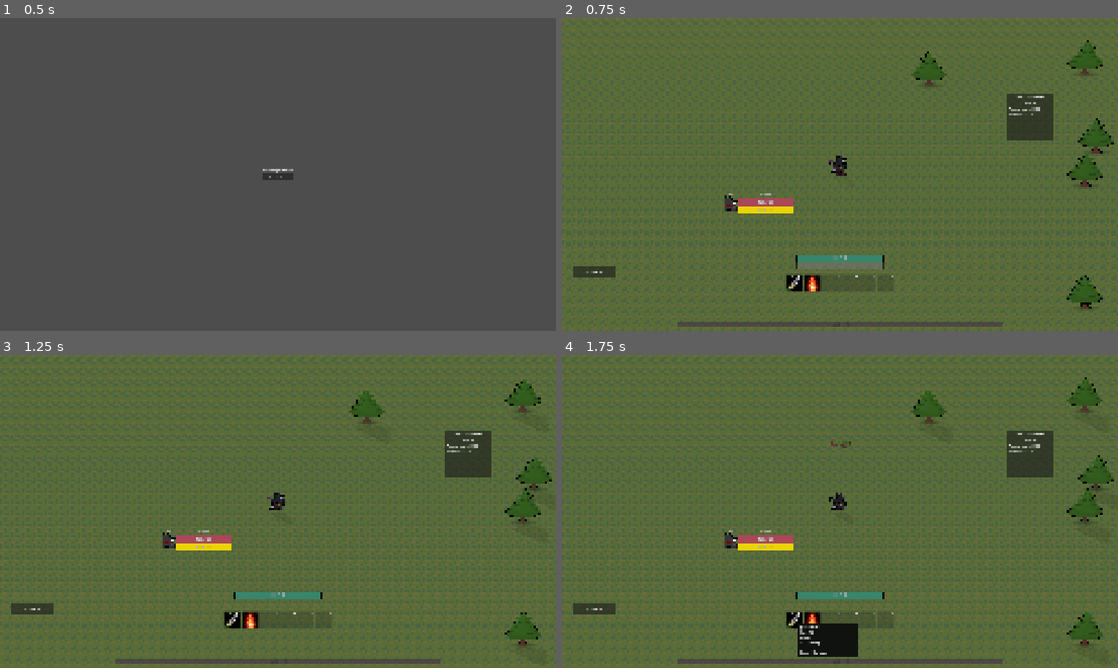
Above: before the commit, frames 1-4 (two rows, left to right).
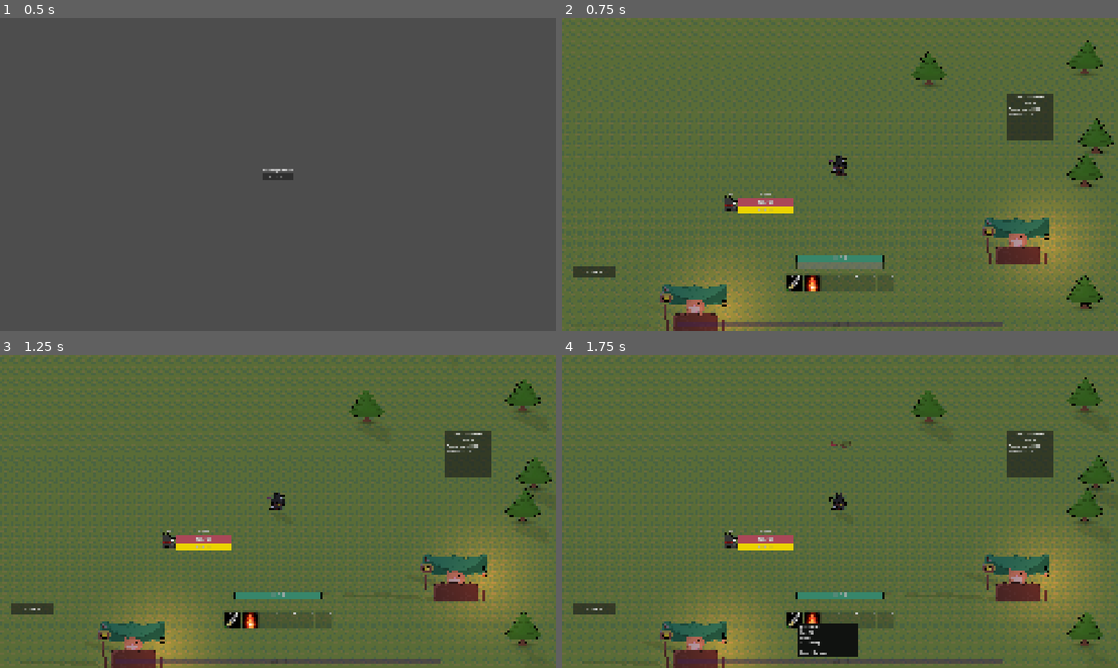
Above: after the commit, the same moments.

Repository: NicholasIzosimov/2D-Platformer
Game: Godot game, scene res://Scenes/main_menu.tscn
Two runs of this game, one before a commit and one after it. Both use one fixed random seed, a clock stepped at 60 frames per second and the inputs below.
Inputs:
- Up to frame 1 (0.5 s): no input
- Up to frame 2 (0.75 s): click "Start Run" at 0.5 s
- Up to frame 3 (1.25 s): no input
- Up to frame 4 (1.75 s): click "1" at 1.25 s

Frame 1 is identical in both runs. In frame 2, 6.5% of the frame differs, in the area x 17-96%, y 58-100%; in frame 3, 6.5%; in frame 4, 6.5%.

Commit message:
Shop step 1 (ShopData, shopkeeper prop, shop structure, stock roll + memory), nested structure props, lantern prop with hook height, lights follow prop activation, per-caster own-light shadows
Co-Authored-By: Claude Opus 5.5 <noreply@anthropic.com>

Diff:
--- /dev/null
+++ b/Resources/Lights/lantern.tres
@@ -0,0 +1,12 @@
+[gd_resource type="Resource" script_class="LightPreset" format=3 uid="uid://08vw4ytl7t1f"]
+
+[ext_resource type="Script" uid="uid://cipmqph0n5inp" path="res://Scripts/ResourceScripts/light_preset.gd" id="1_lg33c"]
+[ext_resource type="Texture2D" uid="uid://nd12inl3cgex" path="res://Resources/Lights/Textures/soft_glow.tres" id="2_a1n3s"]
+
+[resource]
+script = ExtResource("1_lg33c")
+texture = ExtResource("2_a1n3s")
+energy = 0.7
+color = Color(0.9529412, 0.8039216, 0.38431373, 1)
+ground_height = 3.0
+metadata/_custom_type_script = "uid://cipmqph0n5inp"
--- /dev/null
+++ b/Resources/LootTables/shop_loot.tres
@@ -0,0 +1,11 @@
+[gd_resource type="Resource" script_class="LootTable" format=3 uid="uid://b3ok7jjys4gl3"]
+
+[ext_resource type="Script" uid="uid://0flf12yjfjnx" path="res://Scripts/ResourceScripts/loot_table.gd" id="1_qjj2a"]
+[ext_resource type="Resource" uid="uid://e35u731gdcaj" path="res://Resources/LootTables/global_loot.tres" id="2_1f1iy"]
+[ext_resource type="Script" uid="uid://ds4vabwfl1g5r" path="res://Scripts/ResourceScripts/gear_template.gd" id="2_bxn8r"]
+
+[resource]
+script = ExtResource("1_qjj2a")
+item_chance = 1.0
+additional_loot_tables = Array[ExtResource("1_qjj2a")]([ExtResource("2_1f1iy")])
+metadata/_custom_type_script = "uid://0flf12yjfjnx"
--- /dev/null
+++ b/Resources/ShopTables(insertLootTable)/general_shop.tres
@@ -0,0 +1,9 @@
+[gd_resource type="Resource" script_class="ShopData" format=3 uid="uid://dpwg6ui48lx77"]
+
+[ext_resource type="Resource" uid="uid://b3ok7jjys4gl3" path="res://Resources/LootTables/shop_loot.tres" id="1_40ykw"]
+[ext_resource type="Script" uid="uid://b5kgd5b0okufr" path="res://Scripts/ResourceScripts/shop_data.gd" id="1_c1hal"]
+
+[resource]
+script = ExtResource("1_c1hal")
+loot = ExtResource("1_40ykw")
+metadata/_custom_type_script = "uid://b5kgd5b0okufr"
--- a/Scenes/Components/interactable.tscn
+++ b/Scenes/Components/interactable.tscn
@@ -15,6 +15,7 @@
 script = ExtResource("2_ir6b7")
 
 [node name="Label" type="Label" parent="Prompt" unique_id=1543462921]
+z_index = 10
 anchors_preset = 8
 anchor_left = 0.5
 anchor_top = 0.5
--- /dev/null
+++ b/Scenes/Props/Lights/lantern.tscn
@@ -0,0 +1,111 @@
+[gd_scene format=3 uid="uid://baavtoqbn0eno"]
+
+[ext_resource type="PackedScene" uid="uid://ccc1hmmxmapdf" path="res://Scenes/prop.tscn" id="1_l6uoc"]
+[ext_resource type="Shader" uid="uid://ch7tgdw66vh3x" path="res://Resources/Shaders/sway.gdshader" id="2_p8mju"]
+[ext_resource type="Script" uid="uid://dwdypp0g5jvbv" path="res://Scripts/lantern.gd" id="2_yegrl"]
+[ext_resource type="Texture2D" uid="uid://bi8h71iwuvi4n" path="res://Assets/WorldObjects/Environment/Lights/HangingLantern.png" id="3_p8mju"]
+[ext_resource type="PackedScene" uid="uid://b458vgrq526vh" path="res://Scenes/Components/light.tscn" id="4_dxve5"]
+[ext_resource type="Resource" uid="uid://08vw4ytl7t1f" path="res://Resources/Lights/lantern.tres" id="5_26qvn"]
+
+[sub_resource type="ShaderMaterial" id="ShaderMaterial_p8mju"]
+shader = ExtResource("2_p8mju")
+shader_parameter/strength = 0.01
+shader_parameter/speed = 2.0
+
+[sub_resource type="AtlasTexture" id="AtlasTexture_dxve5"]
+atlas = ExtResource("3_p8mju")
+region = Rect2(0, 0, 16, 21)
+
+[sub_resource type="AtlasTexture" id="AtlasTexture_26qvn"]
+atlas = ExtResource("3_p8mju")
+region = Rect2(16, 0, 16, 21)
+
+[sub_resource type="AtlasTexture" id="AtlasTexture_yegrl"]
+atlas = ExtResource("3_p8mju")
+region = Rect2(32, 0, 16, 21)
+
+[sub_resource type="AtlasTexture" id="AtlasTexture_x7tqi"]
+atlas = ExtResource("3_p8mju")
+region = Rect2(48, 0, 16, 21)
+
+[sub_resource type="AtlasTexture" id="AtlasTexture_c5465"]
+atlas = ExtResource("3_p8mju")
+region = Rect2(64, 0, 16, 21)
+
+[sub_resource type="AtlasTexture" id="AtlasTexture_mg6n6"]
+atlas = ExtResource("3_p8mju")
+region = Rect2(80, 0, 16, 21)
+
+[sub_resource type="AtlasTexture" id="AtlasTexture_g5cpy"]
+atlas = ExtResource("3_p8mju")
+region = Rect2(96, 0, 16, 21)
+
+[sub_resource type="AtlasTexture" id="AtlasTexture_47wrw"]
+atlas = ExtResource("3_p8mju")
+region = Rect2(112, 0, 16, 21)
+
+[sub_resource type="SpriteFrames" id="SpriteFrames_pm0ju"]
+animations = [{
+"frames": [{
+"duration": 1.0,
+"texture": SubResource("AtlasTexture_dxve5")
+}, {
+"duration": 1.0,
+"texture": SubResource("AtlasTexture_26qvn")
+}, {
+"duration": 1.0,
+"texture": SubResource("AtlasTexture_yegrl")
+}, {
+"duration": 1.0,
+"texture": SubResource("AtlasTexture_x7tqi")
+}, {
+"duration": 1.0,
+"texture": SubResource("AtlasTexture_c5465")
+}, {
+"duration": 1.0,
+"texture": SubResource("AtlasTexture_mg6n6")
+}, {
+"duration": 1.0,
+"texture": SubResource("AtlasTexture_g5cpy")
+}, {
+"duration": 1.0,
+"texture": SubResource("AtlasTexture_47wrw")
+}],
+"loop": 1,
+"name": &"swing",
+"speed": 9.0
+}]
+
+[sub_resource type="ShaderMaterial" id="ShaderMaterial_yegrl"]
+resource_local_to_scene = true
+shader = ExtResource("2_p8mju")
+shader_parameter/strength = 0.03
+shader_parameter/speed = 1.2
+
+[node name="Lantern" unique_id=1413736599 instance=ExtResource("1_l6uoc")]
+script = ExtResource("2_yegrl")
+hook_height = 21.0
+blocks_cell = false
+
+[node name="Sprite" type="AnimatedSprite2D" parent="." index="0" unique_id=358982084]
+z_index = 1
+material = SubResource("ShaderMaterial_p8mju")
+position = Vector2(-8, -2)
+sprite_frames = SubResource("SpriteFrames_pm0ju")
+animation = &"swing"
+autoplay = "swing"
+frame_progress = 0.40799928
+centered = false
+
+[node name="SwayMaterial" parent="." index="2" unique_id=1144367935]
+material = SubResource("ShaderMaterial_yegrl")
+
+[node name="CollisionShape2D" parent="StaticBody2D" parent_id_path=PackedInt32Array(498950714) index="0" unique_id=2025183214]
+disabled = true
+
+[node name="ShadowCaster" parent="." index="4" unique_id=2134996495]
+sources = Array[NodePath]([NodePath("../Sprite")])
+
+[node name="Light" parent="." index="5" unique_id=80748638 instance=ExtResource("4_dxve5")]
+position = Vector2(1, 19)
+preset = ExtResource("5_26qvn")
--- /dev/null
+++ b/Scenes/Props/Shop/shopkeeper.tscn
@@ -0,0 +1,157 @@
+[gd_scene format=3 uid="uid://d3wxfhsm5eo7q"]
+
+[ext_resource type="PackedScene" uid="uid://ccc1hmmxmapdf" path="res://Scenes/prop.tscn" id="1_slhk2"]
+[ext_resource type="Script" uid="uid://cad5veesb03q7" path="res://Scripts/shopkeeper.gd" id="2_ticfw"]
+[ext_resource type="Resource" uid="uid://muk03tvj2dbx" path="res://Resources/Items/Gear/gear_rules.tres" id="3_30sa0"]
+[ext_resource type="Shader" uid="uid://ch7tgdw66vh3x" path="res://Resources/Shaders/sway.gdshader" id="4_0rh6f"]
+[ext_resource type="Texture2D" uid="uid://6vjgqiu26jma" path="res://Assets/Sprites/FriendlyNPCs/Hamster/HamsterIdle.png" id="5_wdvtr"]
+[ext_resource type="PackedScene" uid="uid://dmm0vsh7o03to" path="res://Scenes/Components/interactable.tscn" id="6_jq2ls"]
+
+[sub_resource type="ShaderMaterial" id="ShaderMaterial_iwm0v"]
+resource_local_to_scene = true
+shader = ExtResource("4_0rh6f")
+shader_parameter/strength = 0.03
+shader_parameter/speed = 1.2
+
+[sub_resource type="RectangleShape2D" id="RectangleShape2D_3h6ce"]
+size = Vector2(20, 4)
+
+[sub_resource type="AtlasTexture" id="AtlasTexture_m7box"]
+atlas = ExtResource("5_wdvtr")
+region = Rect2(0, 0, 32, 32)
+
+[sub_resource type="AtlasTexture" id="AtlasTexture_6uk2a"]
+atlas = ExtResource("5_wdvtr")
+region = Rect2(32, 0, 32, 32)
+
+[sub_resource type="AtlasTexture" id="AtlasTexture_thkhb"]
+atlas = ExtResource("5_wdvtr")
+region = Rect2(64, 0, 32, 32)
+
+[sub_resource type="AtlasTexture" id="AtlasTexture_fpi8c"]
+atlas = ExtResource("5_wdvtr")
+region = Rect2(96, 0, 32, 32)
+
+[sub_resource type="AtlasTexture" id="AtlasTexture_2xsuy"]
+atlas = ExtResource("5_wdvtr")
+region = Rect2(128, 0, 32, 32)
+
+[sub_resource type="AtlasTexture" id="AtlasTexture_dlfvb"]
+atlas = ExtResource("5_wdvtr")
+region = Rect2(160, 0, 32, 32)
+
+[sub_resource type="AtlasTexture" id="AtlasTexture_4bt2o"]
+atlas = ExtResource("5_wdvtr")
+region = Rect2(192, 0, 32, 32)
+
+[sub_resource type="AtlasTexture" id="AtlasTexture_7md75"]
+atlas = ExtResource("5_wdvtr")
+region = Rect2(224, 0, 32, 32)
+
+[sub_resource type="AtlasTexture" id="AtlasTexture_86le5"]
+atlas = ExtResource("5_wdvtr")
+region = Rect2(256, 0, 32, 32)
+
+[sub_resource type="AtlasTexture" id="AtlasTexture_2xmp6"]
+atlas = ExtResource("5_wdvtr")
+region = Rect2(288, 0, 32, 32)
+
+[sub_resource type="AtlasTexture" id="AtlasTexture_yd57b"]
+atlas = ExtResource("5_wdvtr")
+region = Rect2(320, 0, 32, 32)
+
+[sub_resource type="AtlasTexture" id="AtlasTexture_qhbbr"]
+atlas = ExtResource("5_wdvtr")
+region = Rect2(352, 0, 32, 32)
+
+[sub_resource type="AtlasTexture" id="AtlasTexture_5i8mr"]
+atlas = ExtResource("5_wdvtr")
+region = Rect2(384, 0, 32, 32)
+
+[sub_resource type="AtlasTexture" id="AtlasTexture_y05ac"]
+atlas = ExtResource("5_wdvtr")
+region = Rect2(416, 0, 32, 32)
+
+[sub_resource type="SpriteFrames" id="SpriteFrames_pm0ju"]
+animations = [{
+"frames": [{
+"duration": 1.0,
+"texture": SubResource("AtlasTexture_m7box")
+}, {
+"duration": 1.0,
+"texture": SubResource("AtlasTexture_6uk2a")
+}, {
+"duration": 1.0,
+"texture": SubResource("AtlasTexture_thkhb")
+}, {
+"duration": 1.0,
+"texture": SubResource("AtlasTexture_fpi8c")
+}, {
+"duration": 1.0,
+"texture": SubResource("AtlasTexture_2xsuy")
+}, {
+"duration": 1.0,
+"texture": SubResource("AtlasTexture_dlfvb")
+}, {
+"duration": 1.0,
+"texture": SubResource("AtlasTexture_4bt2o")
+}, {
+"duration": 1.0,
+"texture": SubResource("AtlasTexture_7md75")
+}, {
+"duration": 1.0,
+"texture": SubResource("AtlasTexture_86le5")
+}, {
+"duration": 1.0,
+"texture": SubResource("AtlasTexture_2xmp6")
+}, {
+"duration": 1.0,
+"texture": SubResource("AtlasTexture_yd57b")
+}, {
+"duration": 1.0,
+"texture": SubResource("AtlasTexture_qhbbr")
+}, {
+"duration": 1.0,
+"texture": SubResource("AtlasTexture_5i8mr")
+}, {
+"duration": 1.0,
+"texture": SubResource("AtlasTexture_y05ac")
+}],
+"loop": 1,
+"name": &"hamster_idle",
+"speed": 8.0
+}]
+
+[sub_resource type="RectangleShape2D" id="RectangleShape2D_pkrlc"]
+
+[node name="Shopkeeper" unique_id=1413736599 instance=ExtResource("1_slhk2")]
+script = ExtResource("2_ticfw")
+shop = null
+gear_rules = ExtResource("3_30sa0")
+
+[node name="SwayMaterial" parent="." index="1" unique_id=1144367935]
+material = SubResource("ShaderMaterial_iwm0v")
+
+[node name="CollisionShape2D" parent="StaticBody2D" parent_id_path=PackedInt32Array(498950714) index="0" unique_id=2025183214]
+position = Vector2(0, -2)
+shape = SubResource("RectangleShape2D_3h6ce")
+
+[node name="ShadowCaster" parent="." index="3" unique_id=2134996495]
+sources = Array[NodePath]([NodePath("../Sprite")])
+
+[node name="Sprite" type="AnimatedSprite2D" parent="." index="4" unique_id=1990856212]
+position = Vector2(0, -12)
+sprite_frames = SubResource("SpriteFrames_pm0ju")
+animation = &"hamster_idle"
+frame = 11
+frame_progress = 0.63541734
+
+[node name="Interactable" parent="." index="5" unique_id=149145649 node_paths=PackedStringArray("visual") instance=ExtResource("6_jq2ls")]
+visual = NodePath("../Sprite")
+action_text = "trade"
+
+[node name="CollisionShape2D" parent="Interactable" index="0" unique_id=1384125965]
+position = Vector2(0, -14)
+shape = SubResource("RectangleShape2D_pkrlc")
+
+[editable path="Interactable"]
--- /dev/null
+++ b/Scenes/Props/Tents/shop_tent.tscn
@@ -0,0 +1,72 @@
+[gd_scene format=3 uid="uid://cbe3d5jbrn5xc"]
+
+[ext_resource type="PackedScene" uid="uid://ccc1hmmxmapdf" path="res://Scenes/prop.tscn" id="1_wvk4j"]
+[ext_resource type="Shader" uid="uid://ch7tgdw66vh3x" path="res://Resources/Shaders/sway.gdshader" id="2_fbqdw"]
+[ext_resource type="Texture2D" uid="uid://egv5sdt6mhj3" path="res://Assets/WorldObjects/Tents/ShopTent/ShopParasolBack.png" id="3_gihjq"]
+[ext_resource type="PackedScene" uid="uid://d3wxfhsm5eo7q" path="res://Scenes/Props/Shop/shopkeeper.tscn" id="4_1mvgu"]
+[ext_resource type="Texture2D" uid="uid://cba5mdgww5yp3" path="res://Assets/WorldObjects/Tents/ShopTent/ShopSolidMaterial.png" id="4_npkqo"]
+[ext_resource type="Texture2D" uid="uid://yni4ofxua8j8" path="res://Assets/WorldObjects/Tents/ShopTent/ShopParasolFront.png" id="5_wv6ue"]
+[ext_resource type="PackedScene" uid="uid://baavtoqbn0eno" path="res://Scenes/Props/Lights/lantern.tscn" id="7_x856i"]
+
+[sub_resource type="ShaderMaterial" id="ShaderMaterial_pipm5"]
+resource_local_to_scene = true
+shader = ExtResource("2_fbqdw")
+shader_parameter/strength = 0.03
+shader_parameter/speed = 1.2
+
+[sub_resource type="ShaderMaterial" id="ShaderMaterial_x856i"]
+resource_local_to_scene = true
+shader = ExtResource("2_fbqdw")
+shader_parameter/strength = 0.03
+shader_parameter/speed = 1.2
+
+[sub_resource type="RectangleShape2D" id="RectangleShape2D_1mvgu"]
+size = Vector2(87, 11)
+
+[node name="ShopTent" unique_id=1413736599 instance=ExtResource("1_wvk4j")]
+
+[node name="Lantern" parent="." index="0" unique_id=1664751309 instance=ExtResource("7_x856i")]
+position = Vector2(40, 0)
+hook_height = 50.0
+
+[node name="ParasolBack" type="Sprite2D" parent="." index="1" unique_id=629675500]
+texture_filter = 1
+material = SubResource("ShaderMaterial_pipm5")
+position = Vector2(0, -49)
+texture = ExtResource("3_gihjq")
+
+[node name="Shopkeeper" parent="." index="2" unique_id=580722462 instance=ExtResource("4_1mvgu")]
+position = Vector2(0, -14)
+scale = Vector2(1.3, 1.3)
+
+[node name="SwayMaterial" parent="Shopkeeper" index="1" unique_id=1144367935]
+material = SubResource("ShaderMaterial_x856i")
+
+[node name="Label" parent="Shopkeeper/Interactable/Prompt" parent_id_path=PackedInt32Array(580722462, 149145649, 1486423571) index="0" unique_id=1543462921]
+offset_left = -96.5
+offset_top = -75.0
+offset_right = 96.5
+offset_bottom = -40.0
+text = "Press E to Trade"
+
+[node name="SolidMaterial" parent="." index="3" unique_id=1643662631]
+position = Vector2(0, -56)
+texture = ExtResource("4_npkqo")
+region_enabled = true
+region_rect = Rect2(0, 0, 128, 112)
+
+[node name="SwayMaterial" parent="." index="4" unique_id=1144367935]
+material = SubResource("ShaderMaterial_pipm5")
+position = Vector2(0, -49)
+texture = ExtResource("5_wv6ue")
+
+[node name="CollisionShape2D" parent="StaticBody2D" parent_id_path=PackedInt32Array(498950714) index="0" unique_id=2025183214]
+position = Vector2(-0.5, -3.5)
+shape = SubResource("RectangleShape2D_1mvgu")
+
+[node name="ShadowCaster" parent="." index="6" unique_id=2134996495]
+sources = Array[NodePath]([NodePath("../SwayMaterial"), NodePath("../SolidMaterial"), NodePath("../ParasolBack")])
+ignore_own_lights = false
+
+[editable path="Shopkeeper"]
+[editable path="Shopkeeper/Interactable"]
--- a/Scenes/Structures/shop_tent.tscn
+++ /dev/null
@@ -1,35 +0,0 @@
-[gd_scene format=3 uid="uid://cbe3d5jbrn5xc"]
-
-[ext_resource type="PackedScene" uid="uid://ccc1hmmxmapdf" path="res://Scenes/prop.tscn" id="1_wvk4j"]
-[ext_resource type="Shader" uid="uid://ch7tgdw66vh3x" path="res://Resources/Shaders/sway.gdshader" id="2_fbqdw"]
-[ext_resource type="Texture2D" uid="uid://egv5sdt6mhj3" path="res://Assets/WorldObjects/Tents/ShopTent/ShopParasolBack.png" id="3_gihjq"]
-[ext_resource type="Texture2D" uid="uid://cba5mdgww5yp3" path="res://Assets/WorldObjects/Tents/ShopTent/ShopSolidMaterial.png" id="4_npkqo"]
-[ext_resource type="Texture2D" uid="uid://yni4ofxua8j8" path="res://Assets/WorldObjects/Tents/ShopTent/ShopParasolFront.png" id="5_wv6ue"]
-
-[sub_resource type="ShaderMaterial" id="ShaderMaterial_pipm5"]
-resource_local_to_scene = true
-shader = ExtResource("2_fbqdw")
-shader_parameter/strength = 0.03
-shader_parameter/speed = 1.2
-
-[node name="ShopTent" unique_id=1413736599 instance=ExtResource("1_wvk4j")]
-
-[node name="ParasolBack" type="Sprite2D" parent="." index="0" unique_id=629675500]
-texture_filter = 1
-material = SubResource("ShaderMaterial_pipm5")
-position = Vector2(0, -49)
-texture = ExtResource("3_gihjq")
-
-[node name="SolidMaterial" parent="." index="1" unique_id=1643662631]
-position = Vector2(0, -56)
-texture = ExtResource("4_npkqo")
-region_enabled = true
-region_rect = Rect2(0, 0, 128, 112)
-
-[node name="SwayMaterial" parent="." index="2" unique_id=1144367935]
-material = SubResource("ShaderMaterial_pipm5")
-position = Vector2(0, -49)
-texture = ExtResource("5_wv6ue")
-
-[node name="ShadowCaster" parent="." index="4" unique_id=2134996495]
-sources = Array[NodePath]([NodePath("../SwayMaterial"), NodePath("../SolidMaterial"), NodePath("")])
--- /dev/null
+++ b/Scenes/Structures/shop_tent_struct.tscn
@@ -0,0 +1,28 @@
+[gd_scene format=3 uid="uid://dvuqtd71se1lr"]
+
+[ext_resource type="PackedScene" uid="uid://cbe3d5jbrn5xc" path="res://Scenes/Props/Tents/shop_tent.tscn" id="1_u61mp"]
+[ext_resource type="Script" uid="uid://ctiapyxulwiyu" path="res://Scripts/structure.gd" id="2_f6hsq"]
+[ext_resource type="Shader" uid="uid://ch7tgdw66vh3x" path="res://Resources/Shaders/sway.gdshader" id="2_s5lkj"]
+[ext_resource type="Resource" uid="uid://dpwg6ui48lx77" path="res://Resources/ShopTables(insertLootTable)/general_shop.tres" id="5_65eea"]
+
+[sub_resource type="ShaderMaterial" id="ShaderMaterial_s5lkj"]
+resource_local_to_scene = true
+shader = ExtResource("2_s5lkj")
+shader_parameter/strength = 0.03
+shader_parameter/speed = 1.2
+
+[node name="ShopTentStruct" type="Node2D" unique_id=679588980]
+script = ExtResource("2_f6hsq")
+
+[node name="ShopTent" parent="." unique_id=1413736599 instance=ExtResource("1_u61mp")]
+
+[node name="ParasolBack" parent="ShopTent" index="0" unique_id=629675500]
+material = SubResource("ShaderMaterial_s5lkj")
+
+[node name="Shopkeeper" parent="ShopTent" index="1" unique_id=580722462]
+shop = ExtResource("5_65eea")
+
+[node name="SwayMaterial" parent="ShopTent" index="3" unique_id=1144367935]
+material = SubResource("ShaderMaterial_s5lkj")
+
+[editable path="ShopTent"]
--- a/Scenes/combat_scene.tscn
+++ b/Scenes/combat_scene.tscn
@@ -24,6 +24,7 @@
 [ext_resource type="PackedScene" uid="uid://bbqwdekuqbjh5" path="res://Scenes/Structures/lone_tent.tscn" id="18_pu3pn"]
 [ext_resource type="Script" uid="uid://dgv1x1fa5gbcc" path="res://Scripts/moon_light.gd" id="19_ej3m1"]
 [ext_resource type="Script" uid="uid://vl1x00ipjii7" path="res://Scripts/quest_director.gd" id="20_kikm5"]
+[ext_resource type="PackedScene" uid="uid://dvuqtd71se1lr" path="res://Scenes/Structures/shop_tent_struct.tscn" id="20_lslnu"]
 [ext_resource type="Script" uid="uid://bmutwim3mttm1" path="res://Scripts/shadow_layers.gd" id="21_l8kal"]
 
 [sub_resource type="TileSetAtlasSource" id="TileSetAtlasSource_cy4jt"]
@@ -126,10 +127,11 @@
 })
 prop_chance = 0.1
 structures = Dictionary[PackedScene, float]({
-ExtResource("17_8erdv"): 3.0,
-ExtResource("18_pu3pn"): 1.0
+ExtResource("17_8erdv"): 1.0,
+ExtResource("18_pu3pn"): 1.0,
+ExtResource("20_lslnu"): 5.0
 })
-structure_chance = 0.05
+structure_chance = 1.0
 metadata/_custom_type_script = "uid://iljt3cqmf55k"
 
 [node name="CombatScene" type="Node2D" unique_id=312659833]
--- a/Scripts/ResourceScripts/loot_table.gd
+++ b/Scripts/ResourceScripts/loot_table.gd
@@ -23,8 +23,13 @@
 	return result
 
 func roll_item(rules: GearRules, level: int, min_rarity: Rarity = null) -> GearData:
+	if randf() >= item_chance:
+		return null
+	return generate_item(rules, level, min_rarity)
+
+func generate_item(rules: GearRules, level: int, min_rarity: Rarity = null) -> GearData:
 	var pool: Dictionary = all_templates()
-	if pool.is_empty() or randf() >= item_chance:
+	if pool.is_empty():
 		return null
 	var total: float = 0.0
 	for template in pool:
--- /dev/null
+++ b/Scripts/ResourceScripts/shop_data.gd
@@ -0,0 +1,10 @@
+extends Resource
+
+class_name ShopData
+
+@export var title: String = "Shop"
+@export var loot: LootTable
+@export var min_rarity: Rarity
+@export var stock_count: int = 6
+@export var price_multiplier: float = 5.0
+@export var buyback_size: int = 6
--- /dev/null
+++ b/Scripts/lantern.gd
@@ -0,0 +1,9 @@
+extends Prop
+
+@export var hook_height: float = 21.0
+
+func _ready() -> void:
+	super._ready()
+	$Sprite.position.y -= hook_height
+	$Light.position.y -= hook_height
+	$Light.ground_height = -$Light.position.y
--- a/Scripts/loot_contents.gd
+++ b/Scripts/loot_contents.gd
@@ -34,3 +34,11 @@
 
 func is_empty() -> bool:
 	return stacks.all(func(stack): return stack == null)
+
+static func roll_stock(table: LootTable, rules: GearRules, level: int, count: int, min_rarity: Rarity = null) -> LootContents:
+	var contents := LootContents.new()
+	for i in count:
+		var item: GearData = table.generate_item(rules, level, min_rarity)
+		if item:
+			contents.stacks.append(ItemStack.new(item))
+	return contents
--- a/Scripts/prop.gd
+++ b/Scripts/prop.gd
@@ -18,6 +18,10 @@
 			caster.create_shadows()
 		else:
 			caster.free_shadows()
+	for light in find_children("*", "PointLight2D", true, false):
+		if light is LightSource:
+			light.enabled = value
+			Lighting.wake_casters(get_tree(), light)
 
 func save_state() -> Variant:
 	return null
--- a/Scripts/shadow_caster.gd
+++ b/Scripts/shadow_caster.gd
@@ -8,6 +8,7 @@
 @export var lazy: bool = false
 @export var wake_duration: float = 0.5
 @export var min_secondary_share: float = 0.25
+@export var ignore_own_lights: bool = true
 var template: Node
 var slots: Array = []
 var elapsed: float = 0.0
@@ -58,7 +59,7 @@
 	var step: float = elapsed
 	elapsed = 0.0
 	var unit: Node = get_parent()
-	var lights: Array[Dictionary] = Lighting.lights_at(get_tree(), unit.global_position, unit)
+	var lights: Array[Dictionary] = Lighting.lights_at(get_tree(), unit.global_position, unit if ignore_own_lights else null)
 	var total: float = ambient_light
 	for info in lights:
 		total += info.strength
--- /dev/null
+++ b/Scripts/shopkeeper.gd
@@ -0,0 +1,23 @@
+class_name Shopkeeper
+extends Prop
+
+@export var shop: ShopData
+@export var gear_rules: GearRules
+var stock: LootContents
+
+func _ready() -> void:
+	super._ready()
+	$Interactable.interacted.connect(_on_interacted)
+	$Sprite.play("hamster_idle")
+
+func _on_interacted(_unit: Node) -> void:
+	if stock == null:
+		stock = LootContents.roll_stock(shop.loot, gear_rules, PlayerState.level, shop.stock_count, shop.min_rarity)
+	for stack in stock.stacks:
+		print(stack.item.name if stack else "(sold)")
+
+func save_state() -> Variant:
+	return stock
+
+func load_state(data: Variant) -> void:
+	stock = data
--- a/Scripts/structure.gd
+++ b/Scripts/structure.gd
@@ -6,9 +6,21 @@
 
 func get_props() -> Array[Prop]:
 	var result: Array[Prop] = []
-	for child in get_children():
+	collect_props(self, result)
+	return result
+
+func collect_props(node: Node, result: Array[Prop]) -> void:
+	for child in node.get_children():
 		if child is Prop:
 			result.append(child)
+		collect_props(child, result)
+
+func position_of(node: Node2D) -> Vector2:
+	var result: Vector2 = node.position
+	var parent: Node = node.get_parent()
+	while parent != self and parent is Node2D:
+		result = parent.transform * result
+		parent = parent.get_parent()
 	return result
 
 func get_spawn_points() -> Array[UnitSpawnPoint]:
--- a/Scripts/world_generator.gd
+++ b/Scripts/world_generator.gd
@@ -210,7 +210,7 @@
 		var blocked_offsets: Array[Vector2i] = []
 		for prop in sample.get_props():
 			if prop.blocks_cell:
-				blocked_offsets.append(Vector2i((prop.position / cell_size).round()))
+				blocked_offsets.append(Vector2i((sample.position_of(prop) / cell_size).round()))
 		structure_layouts[scene] = {"clear_radius": sample.clear_radius, "blocked": blocked_offsets}
 		sample.free()
 	return structure_layouts[scene]
Binary file added: Assets/WorldObjects/Environment/Lights/HangingLantern.png
Not shown, added: Assets/WorldObjects/Environment/Lights/HangingLantern.png.import
Not shown, added: Scripts/ResourceScripts/shop_data.gd.uid
Not shown, added: Scripts/lantern.gd.uid
Not shown, added: Scripts/shopkeeper.gd.uid
